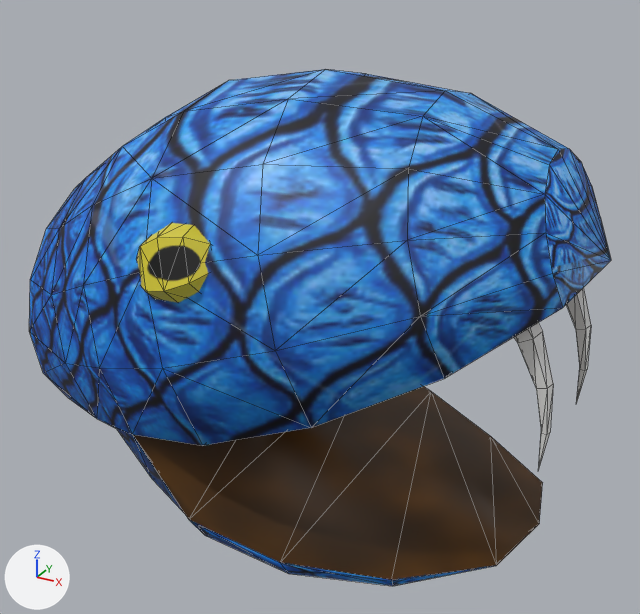
Two versions of the OBJ model meshes/SnakeBodyPartHeadRight.obj, one commit apart.
Both versions are drawn from a 50 mm camera at (1.035, -1.675, 0.906) aimed at (0.116, -0.004, 0.071). The lights are fixed; the arrows at lower left show +X, +Y and +Z. Mesh edges are drawn as thin lines. Where no turn or scale is listed for an object, it has been applied to the vertices.

Before the edit, the objects in view are built like this:
```python
me_sphere = bpy.data.meshes.new('Sphere')
me_sphere.from_pydata(...)  # 208 vertices, 356 faces; spans x -0.501..0.753, y -0.488..0.488, z -0.569..0.615
# faces by material slot: [208, 18, 70, 60]
me_sphere.materials.append(mat_snakebodypart)  # picture img_snakeskinblue_png
me_sphere.materials.append(mat_snakeinsidemouth)  # picture img_snakeinsidemouth_png
me_sphere.materials.append(mat_snaketooth)  # picture img_whitepaint_jpg
me_sphere.materials.append(mat_snakeeye)  # picture img_snakeeye_png
ob_sphere = bpy.data.objects.new('Sphere', me_sphere)
ob_sphere.location = (0.0, 0.0, 0.0)
```
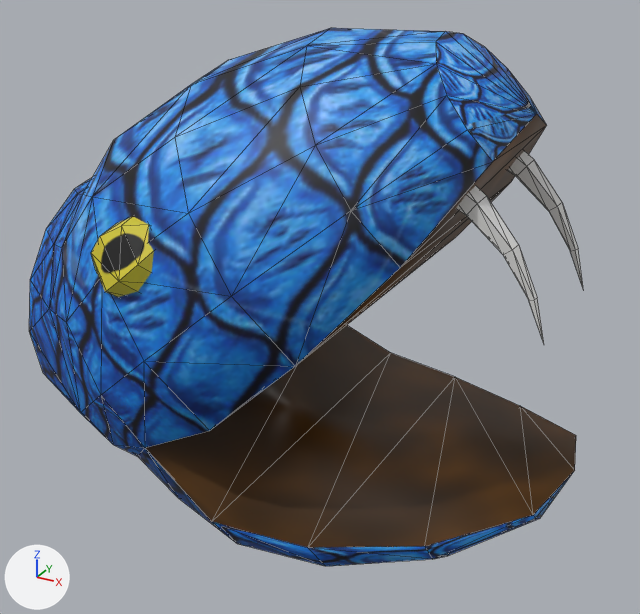
What differs and where, as boxes (x1, y1, x2, y2) in the pictures (640 x 614 px; the box of a moved part takes in the faces that stretch with it):
```json
{"object": "Sphere", "change": "reshaped", "before": [29, 69, 611, 586], "after": [29, 28, 583, 566]}
{"part": 1, "of": "me_sphere", "change": "moved or reshaped", "before": [514, 323, 553, 470], "after": [456, 186, 544, 343]}
{"part": 2, "of": "me_sphere", "change": "moved or reshaped", "before": [566, 288, 591, 404], "after": [508, 151, 583, 288]}
{"part": 3, "of": "me_sphere", "change": "moved or reshaped", "before": [137, 223, 210, 303], "after": [91, 217, 154, 297]}
{"part": 4, "of": "me_sphere", "change": "moved or reshaped", "before": [29, 69, 611, 586], "after": [29, 28, 576, 566]}
```

The change, as JSON lines over the scene's bpy script:
```json
{"block": "me_sphere", "where": "# used by ob_sphere; location = (0.0, 0.0, 0.0)"}
{"op": "remove", "block": "me_sphere", "code": "me_sphere.from_pydata(...)  # 208 vertices, 356 faces; spans x -0.501..0.753, y -0.488..0.488, z -0.569..0.615"}
{"op": "add", "block": "me_sphere", "code": "me_sphere.from_pydata(...)  # 208 vertices, 356 faces; spans x -0.501..0.739, y -0.488..0.488, z -0.53..0.705"}
{"block": "me_sphere", "change": "me_sphere part 1: the loose piece of 21 vertices spanning x 0.568..0.713, y -0.201..-0.135, z -0.097..0.293 is turned -22.4 degrees about the y axis through the mesh origin"}
{"block": "me_sphere", "change": "me_sphere part 2: the loose piece of 21 vertices spanning x 0.568..0.713, y 0.099..0.165, z -0.097..0.293 is turned -22.4 degrees about the y axis through the mesh origin"}
{"block": "me_sphere", "change": "me_sphere part 3: the loose piece of 22 vertices spanning x -0.065..0.132, y -0.485..-0.355, z 0.196..0.382 is turned -22.4 degrees about the y axis through the mesh origin"}
{"block": "me_sphere", "change": "me_sphere part 4: 106 of 208 vertices moved; they spanned x -0.442..0.753, y -0.488..0.488, z -0.569..0.615 and now span x -0.476..0.739, y -0.488..0.488, z -0.53..0.705; mean shift (-0.044, 0.0, 0.046); largest move (0.753, 0.0, 0.302) -> (0.582, 0.0, 0.566)"}
```
